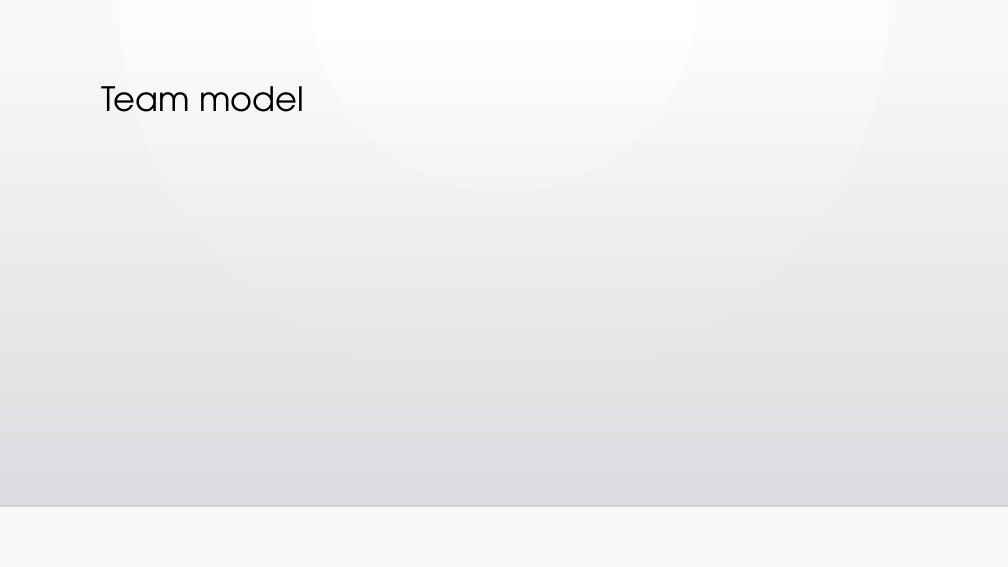
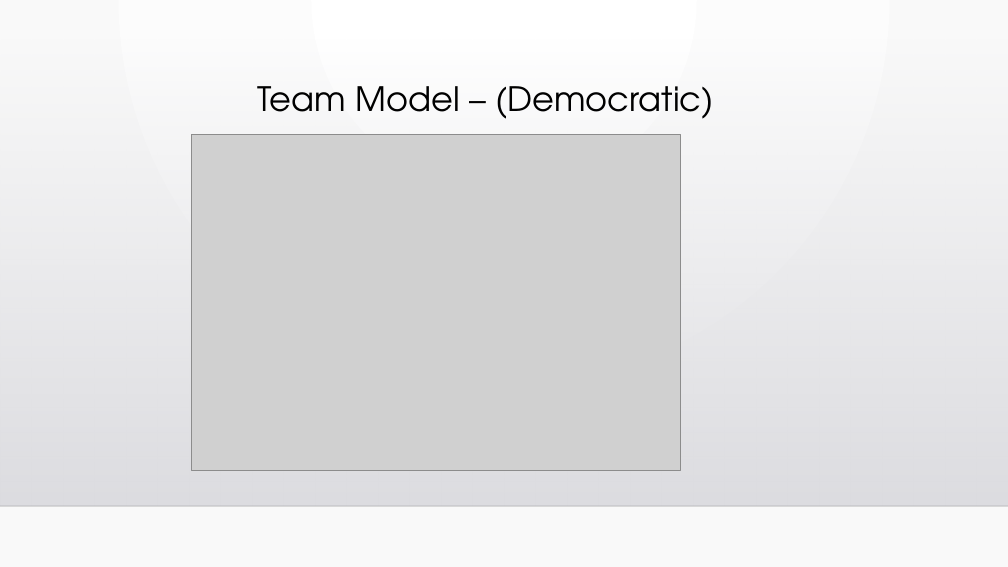
Before and after one commit to KVessey/SoftwareEngineeringLMS, a slide deck: slide 3 of Learning Management System project.pptx. Drawn at 1008x567 pixels with LibreOffice and Linux fonts; fonts in the diff are those of the drawing; grey boxes stand for pictures; background and template pictures are left out. Boxes give left, top, right and bottom in pixels: in the first picture for what was removed or moved away, otherwise in the second. Text is boxed around its words. In the diff, an @@ line names an element or a change of style, - is before the commit and + after.

```diff
--- a/Learning Management System project.pptx
+++ b/Learning Management System project.pptx
@@ title at <box>257,86,714,119</box>: text changed @@
-Team model
+Team Model – (Democratic)
@@ picture added at <box>191,135,681,470</box> @@
```
Also in this commit, not shown: 4 other slides changed, 5 slides added.
